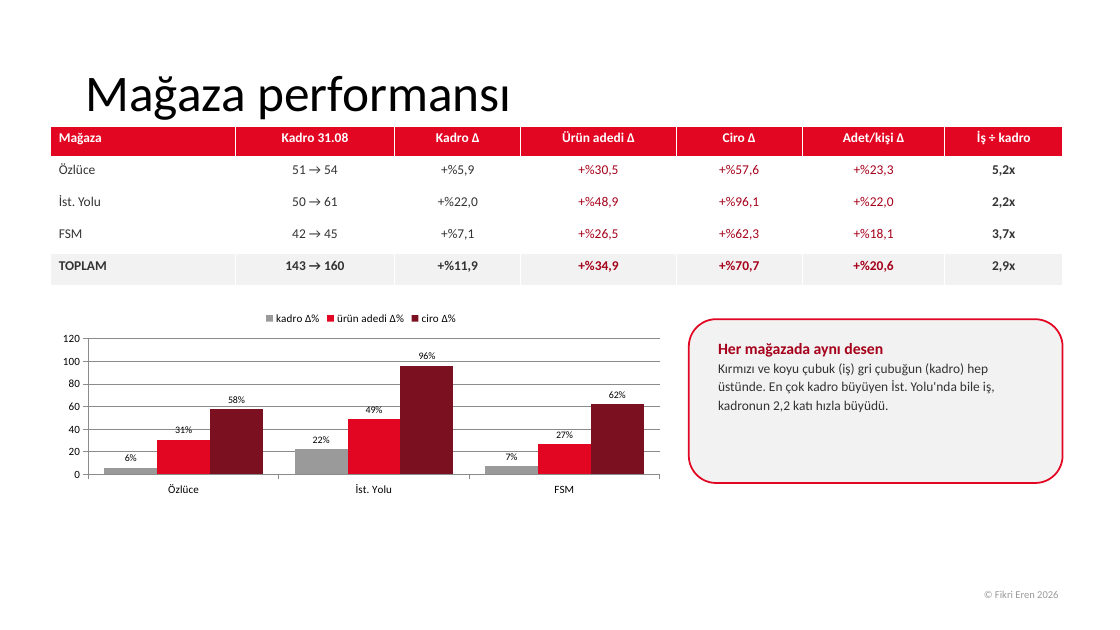
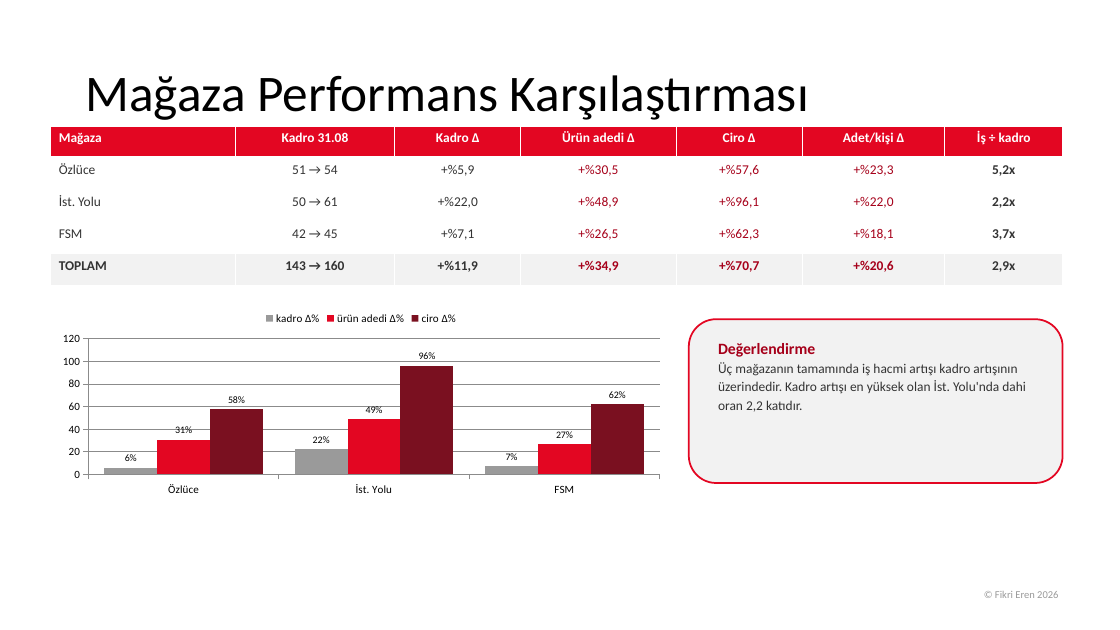
Before and after one commit to fikrierenn/pusula, a slide deck: slide 11 of briefings/sezon-kadro-20260902/sunum-kadro-sezon2026.pptx (slide 14 before the commit). Drawn at 1120x630 pixels with LibreOffice and Linux fonts; fonts in the diff are those of the drawing; background and template pictures are left out. Boxes give left, top, right and bottom in pixels: in the first picture for what was removed or moved away, otherwise in the second. Text is boxed around its words. In the diff, an @@ line names an element or a change of style, - is before the commit and + after.

```diff
--- a/briefings/sezon-kadro-20260902/sunum-kadro-sezon2026.pptx
+++ b/briefings/sezon-kadro-20260902/sunum-kadro-sezon2026.pptx
@@ title at (x1=85, y1=75, x2=809, y2=120): text changed @@
-Mağaza performansı
+Mağaza Performans Karşılaştırması
@@ text at (x1=718, y1=343, x2=1026, y2=412): text changed @@
-Her mağazada aynı desen
-Kırmızı ve koyu çubuk (iş) gri çubuğun (kadro) hep üstünde. En çok kadro büyüyen İst. Yolu'nda bile iş, kadronun 2,2 katı hızla büyüdü.
+Değerlendirme
+Üç mağazanın tamamında iş hacmi artışı kadro artışının üzerindedir. Kadro artışı en yüksek olan İst. Yolu'nda dahi oran 2,2 katıdır.
```
Also in this commit, not shown: 14 other slides changed, 3 slides removed, 1 other file.
